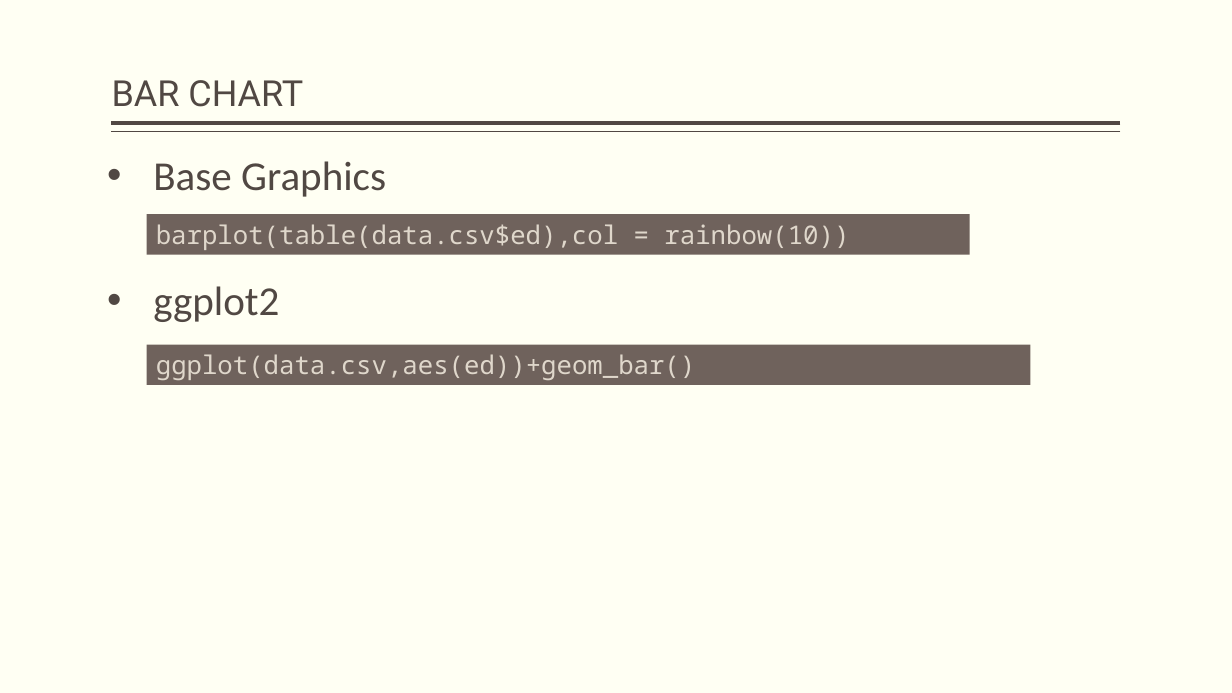
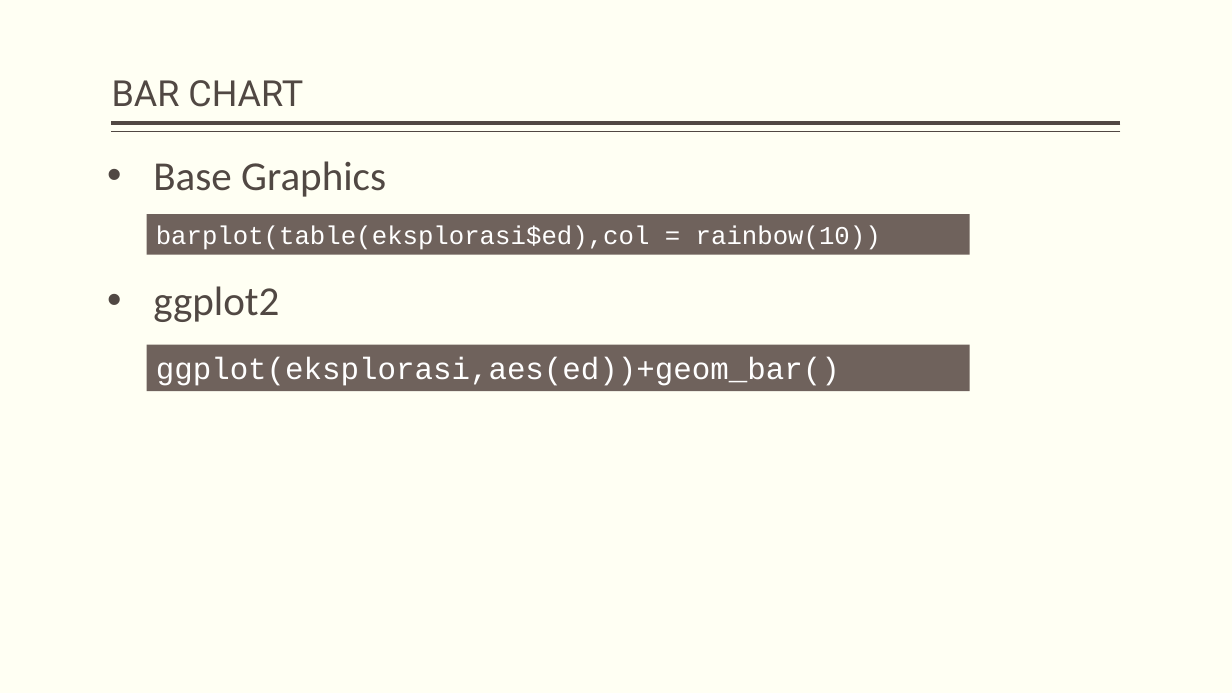
Before and after one commit to dewikiswani/ganesha--R, a slide deck: slide 102 of 201907 -- Pelatihan R ganesha - day1.pptx (slide 99 before the commit). Drawn at 1232x693 pixels with LibreOffice and Linux fonts; fonts in the diff are those of the drawing. Boxes give left, top, right and bottom in pixels: in the first picture for what was removed or moved away, otherwise in the second. Text is boxed around its words. In the diff, an @@ line names an element or a change of style, - is before the commit and + after.

```diff
--- a/201907 -- Pelatihan R ganesha - day1.pptx
+++ b/201907 -- Pelatihan R ganesha - day1.pptx
@@ text in rectangle at <box>156,225,881,250</box>: text changed; font Noto Sans Mono to Courier New; text colour #DFD7CB to #FFFFFF @@
-barplot(table(data.csv$ed),col = rainbow(10))
+barplot(table(eksplorasi$ed),col = rainbow(10))
@@ rectangle "ggplot(eksplorasi,aes(ed))+geom_bar()": place and size @@
-rectangle "ggplot(eksplorasi,aes(ed))+geom_bar()" at <box>147,345,1031,385</box>
+rectangle "ggplot(eksplorasi,aes(ed))+geom_bar()" at <box>147,345,970,391</box>
@@ text in rectangle at <box>156,357,840,386</box>: text changed; size 20 to 24 pt; font Noto Sans Mono to Courier New; text colour #DFD7CB to #FFFFFF @@
-ggplot(data.csv,aes(ed))+geom_bar()
+ggplot(eksplorasi,aes(ed))+geom_bar()
```
Also in this commit, not shown: 52 other slides changed, 3 slides added.
